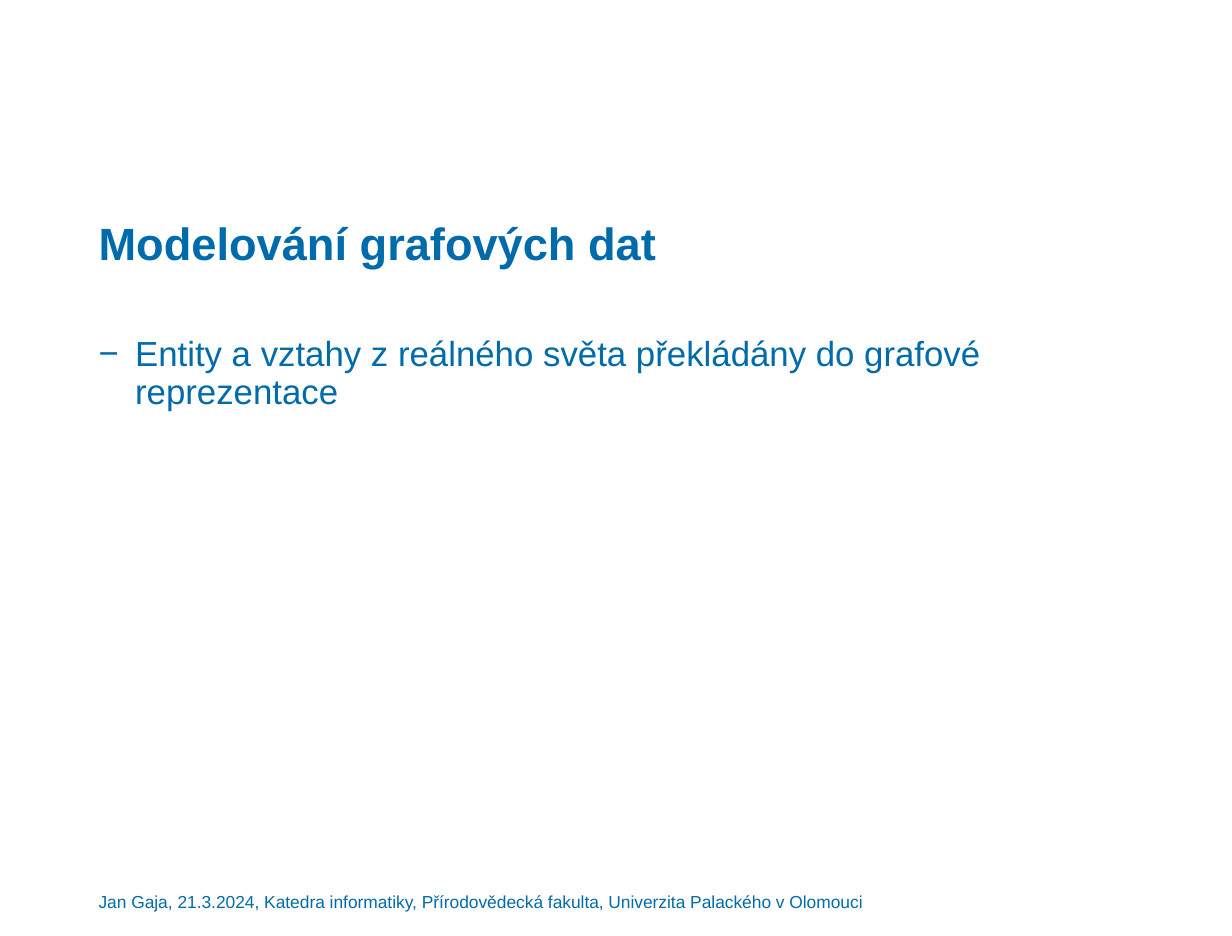
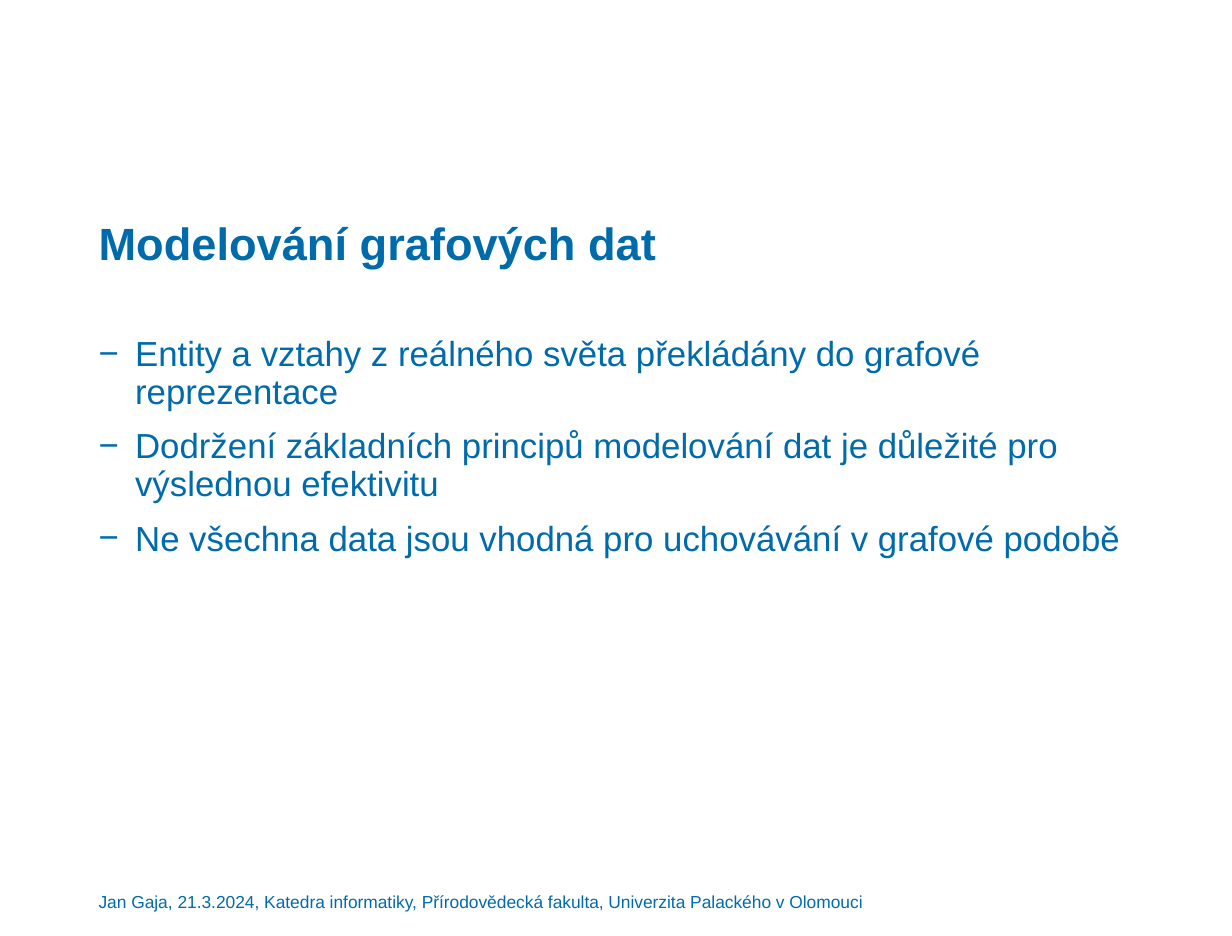
Before and after one commit to gajajan/graph_databases, a slide deck: slide 7 of Grafové databáze – přehled a srovnání.pptx. Drawn at 1232x936 pixels with LibreOffice and Linux fonts; fonts in the diff are those of the drawing; background and template pictures are left out. Boxes give left, top, right and bottom in pixels: in the first picture for what was removed or moved away, otherwise in the second. Text is boxed around its words. In the diff, an @@ line names an element or a change of style, - is before the commit and + after.

```diff
--- a/Grafové databáze – přehled a srovnání.pptx
+++ b/Grafové databáze – přehled a srovnání.pptx
@@ text at box(135, 430, 1120, 558): paragraphs added @@
+− Dodržení základních principů modelování dat je důležité pro výslednou efektivitu
+− Ne všechna data jsou vhodná pro uchovávání v grafové podobě
```
Also in this commit, not shown: 4 other slides changed, 4 slides added, 15 other files.
